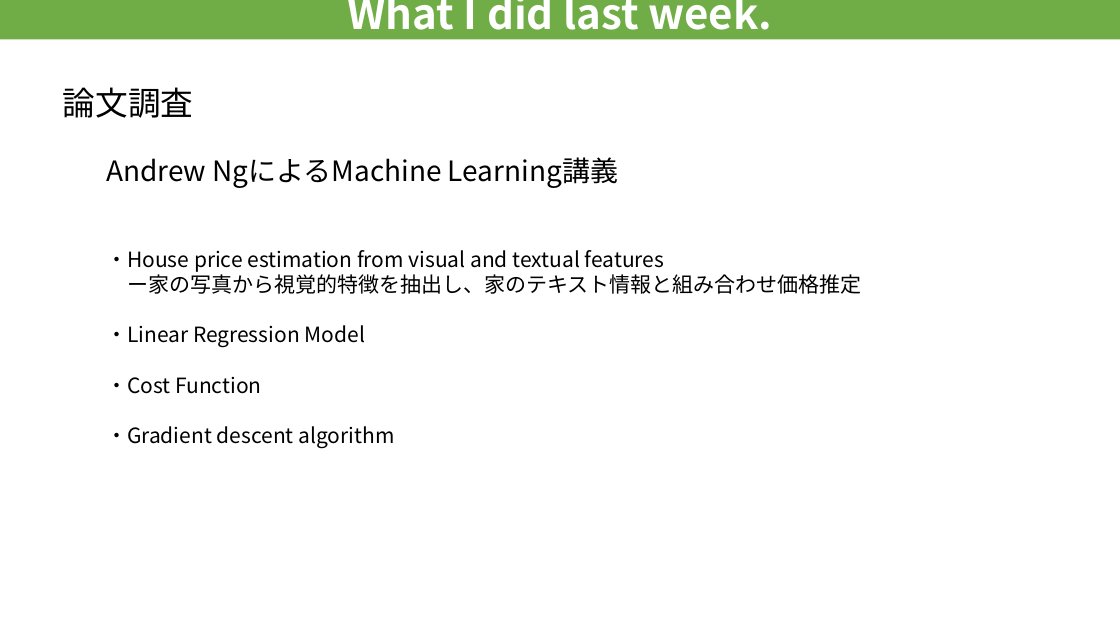
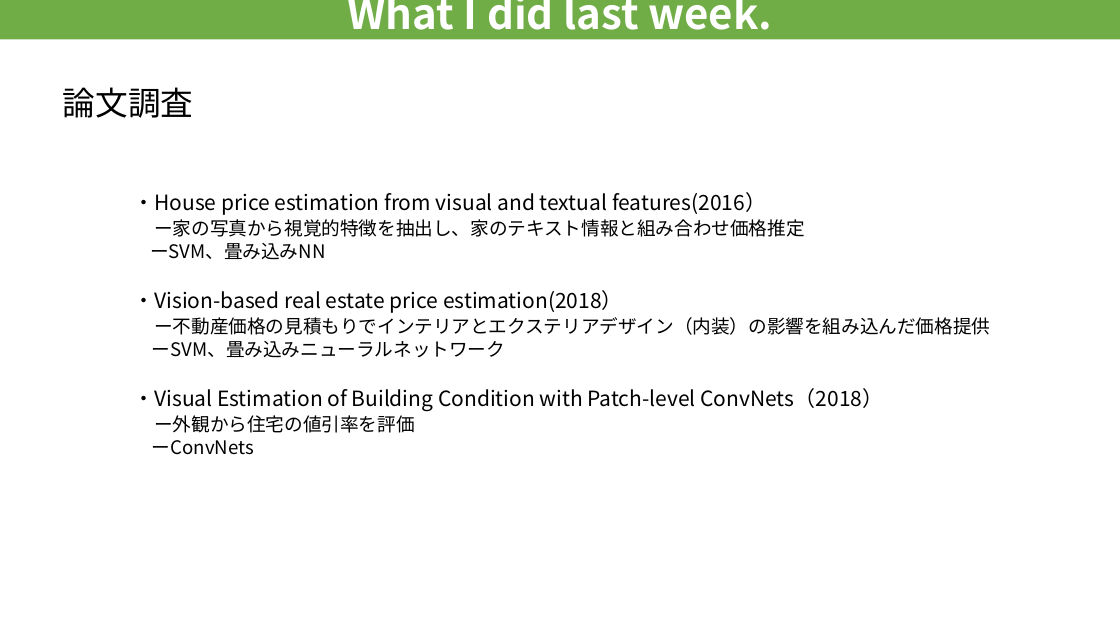
Before and after one commit to RyosukeHattori/Progress_Studies, a slide deck: slide 2 of 進捗/weel3のコピー.pptx. Drawn at 1120x630 pixels with LibreOffice and Linux fonts; fonts in the diff are those of the drawing. Boxes give left, top, right and bottom in pixels: in the first picture for what was removed or moved away, otherwise in the second. Text is boxed around its words. In the diff, an @@ line names an element or a change of style, - is before the commit and + after.

```diff
--- a/進捗/weel3のコピー.pptx
+++ b/進捗/weel3のコピー.pptx
@@ text removed at bbox=[106, 157, 618, 188] @@
-Andrew NgによるMachine Learning講義
@@ text "・House price estimation from visual ...": place and size @@
-text "・House price estimation from visual ..." at bbox=[106, 250, 861, 448]
+text "・House price estimation from visual ..." at bbox=[133, 192, 990, 455]
@@ text at bbox=[133, 192, 766, 215]: text changed @@
-・House price estimation from visual and textual features
+・House price estimation from visual and textual features(2016）
@@ text at bbox=[154, 219, 804, 237]: size 18 to 16 pt in "ー家の写真から視覚的特徴を抽出し、家のテキスト情報と組み合わせ価格推定" @@
@@ text at bbox=[133, 243, 990, 455]: text changed @@
-・Linear Regression Model
-・Cost Function
-・Gradient descent algorithm
+ーSVM、畳み込みNN
+・Vision-based real estate price estimation(2018）
+ー不動産価格の見積もりでインテリアとエクステリアデザイン（内装）の影響を組み込んだ価格提供
+ーSVM、畳み込みニューラルネットワーク
+・Visual Estimation of Building Condition with Patch-level ConvNets（2018）
+ー外観から住宅の値引率を評価
+ーConvNets
```
Also in this commit, not shown: 2 slides added, 5 slides removed, 1 other file.
